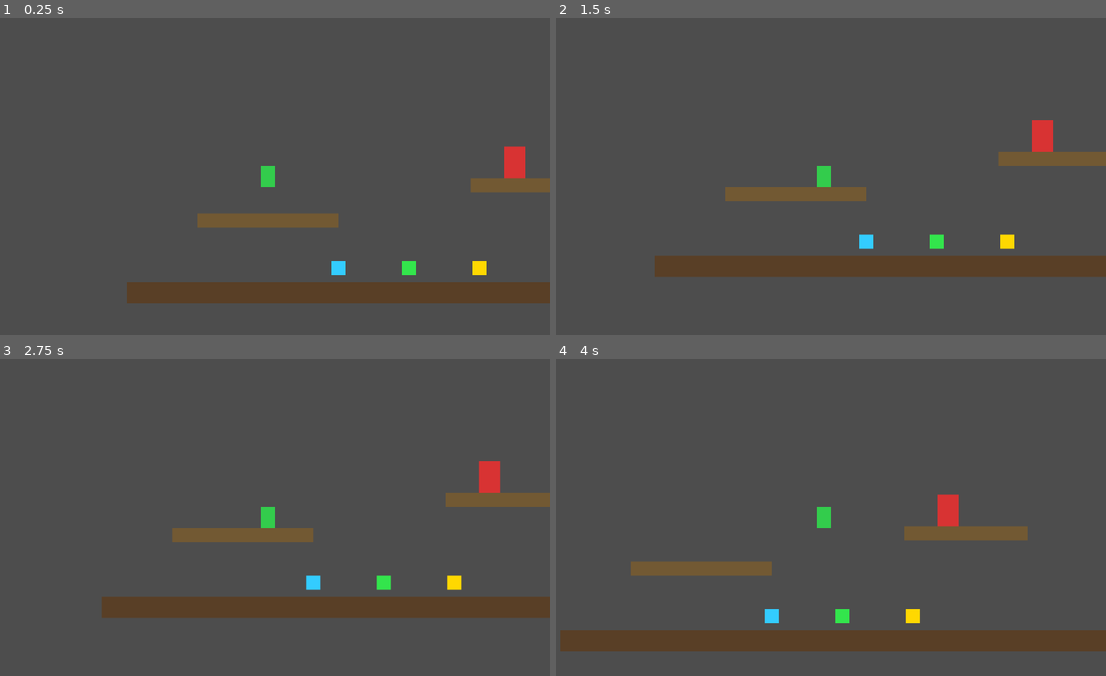
Above: before the commit, frames 1-4 (two rows, left to right).
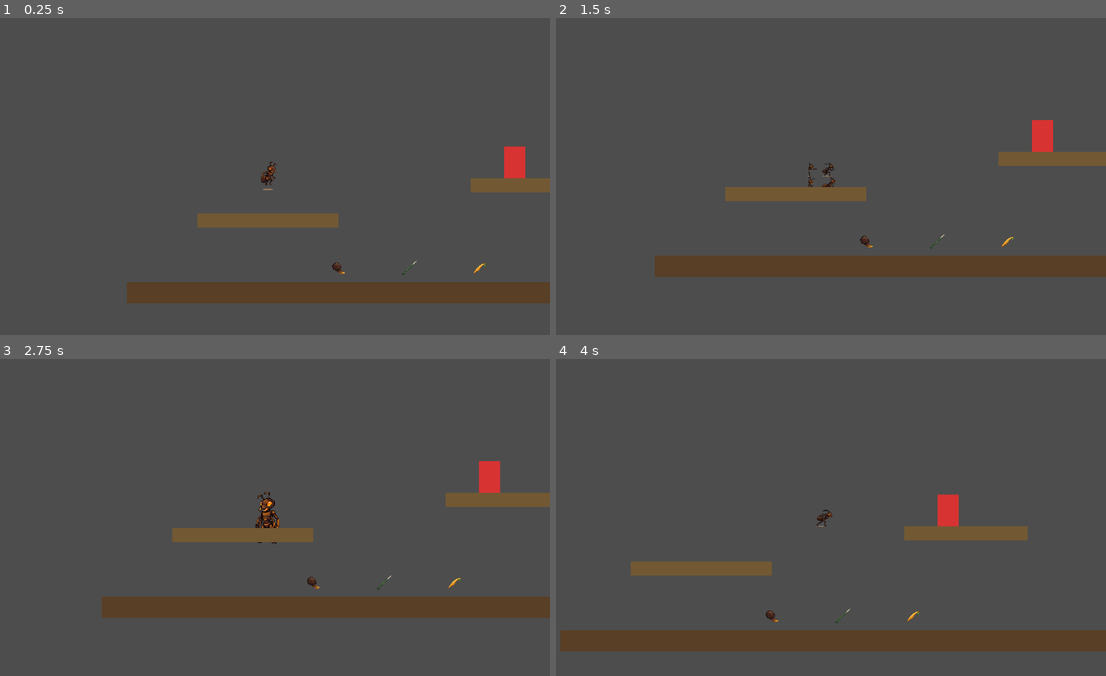
Above: after the commit, the same moments.

Repository: rafaelandrade-dev/formiga-rogue
Game: Godot game, scene res://scenes/world/TestLevel.tscn
Same seed, same stepped clock (60 frames per second), same inputs: the game is played once before the commit and once after it.
Inputs:
- Up to frame 1 (0.25 s): no input
- Up to frame 2 (1.5 s): hold D (move_right) from 0.53 s (still down); tap X (attack_heavy) at 0.6 s; tap Space (jump) at 0.77, 1.07 s; tap Z (attack_light) at 0.8, 1.35 s
- Up to frame 3 (2.75 s): tap Space (jump) at 1.52, 1.82 s; tap Shift (dash) at 1.55, 2.1 s; release D (move_right) at 2.03 s; hold A (move_left) from 2.03 s (still down); tap C (parry) at 2.3 s
- Up to frame 4 (4 s): release A (move_left) at 2.78 s; hold D (move_right) from 2.78 s (still down); tap C (parry) at 2.85 s; tap Space (jump) at 3.02, 3.05, 3.32, 3.6, 3.77 s; tap X (attack_heavy) at 3.8 s

The runs differ from the first frame. In frame 1, 0.5% of the frame differs, in the area x 47-89%, y 45-82%; in frame 2, 0.6%; in frame 3, 0.7%, in the area x 46-84%, y 42-73%; in frame 4, 0.5%.

Commit message:
feat(sprites): aplicar sprites reais ao player e itens
- Substitui Sprite2D por AnimatedSprite2D no Player com 9 animações
  (idle, run, jump, dash, attack_light, attack_heavy, parry, hurt, dead)
  construídas em código via SpriteFrames + AtlasTexture
- Adiciona sprite_path ao WeaponData; cada .tres aponta para seu
  respectivo Itens_provisorios.png
- WeaponPickup carrega a textura do sprite_path quando disponível,
  caindo de volta para o retângulo colorido caso contrário
- Importa todos os 11 PNGs de assets/sprites/ (.import gerados)

Co-Authored-By: Claude Sonnet 4.6 <noreply@anthropic.com>

Diff:
--- a/resources/weapons/WeaponData.gd
+++ b/resources/weapons/WeaponData.gd
@@ -9,3 +9,4 @@
 @export var reach: float = 16.0          # alcance da hitbox em pixels
 @export var special_effect: String = "none"  # "none", "poison", "slow", "knockback_up"
 @export var pickup_color: Color = Color.WHITE
+@export var sprite_path: String = ""
--- a/resources/weapons/espinho_cacto.tres
+++ b/resources/weapons/espinho_cacto.tres
@@ -12,3 +12,4 @@
 reach = 32.0
 special_effect = "knockback_up"
 pickup_color = Color(0.2, 0.9, 0.3, 1.0)
+sprite_path = "res://assets/sprites/Itens_provisorios_1.png"
--- a/resources/weapons/ferrao_abelha.tres
+++ b/resources/weapons/ferrao_abelha.tres
@@ -12,3 +12,4 @@
 reach = 12.0
 special_effect = "poison"
 pickup_color = Color(1.0, 0.85, 0.0, 1.0)
+sprite_path = "res://assets/sprites/Itens_provisorios_2.png"
--- a/resources/weapons/mandibulas.tres
+++ b/resources/weapons/mandibulas.tres
@@ -12,3 +12,4 @@
 reach = 16.0
 special_effect = "none"
 pickup_color = Color(0.2, 0.8, 1.0, 1.0)
+sprite_path = "res://assets/sprites/Itens_provisorios.png"
--- a/scenes/player/Player.tscn
+++ b/scenes/player/Player.tscn
@@ -15,7 +15,7 @@
 [node name="CollisionShape2D" type="CollisionShape2D" parent="."]
 shape = SubResource("1")
 
-[node name="Sprite2D" type="Sprite2D" parent="."]
+[node name="AnimatedSprite2D" type="AnimatedSprite2D" parent="."]
 
 [node name="Hitbox" parent="." instance=ExtResource("2")]
 
--- a/scripts/player/Player.gd
+++ b/scripts/player/Player.gd
@@ -29,6 +29,8 @@
 const HURT_DURATION    := 0.35
 const IFRAMES_DURATION := 0.60
 
+const SPRITE_SCALE     := 0.07
+
 # ── State machine ─────────────────────────────────────────────────────────────
 enum State { IDLE, RUN, JUMP, ATTACK_LIGHT, ATTACK_HEAVY, PARRY, DASH, HURT, DEAD }
 
@@ -51,16 +53,14 @@
 var jump_buffer_timer   := 0.0
 var was_on_floor        := false
 
-@onready var sprite        : Sprite2D         = $Sprite2D
-@onready var hitbox        : Area2D           = $Hitbox
-@onready var hb_shape      : CollisionShape2D = $Hitbox/CollisionShape2D
+@onready var anim_sprite : AnimatedSprite2D  = $AnimatedSprite2D
+@onready var hitbox      : Area2D            = $Hitbox
+@onready var hb_shape    : CollisionShape2D  = $Hitbox/CollisionShape2D
 @onready var weapon_system = $WeaponSystem
 
 
 func _ready() -> void:
-	var img := Image.create(8, 12, false, Image.FORMAT_RGB8)
-	img.fill(Color(0.2, 0.8, 0.3))
-	sprite.texture = ImageTexture.create_from_image(img)
+	_build_sprite_frames()
 	_set_hitbox(false)
 	hitbox.body_entered.connect(_on_hitbox_body_entered)
 
@@ -70,6 +70,54 @@
 	_tick_iframes(delta)
 	_tick_dash_cooldown(delta)
 	_run_state(delta)
+	_update_animation()
+
+
+# ── Sprite setup ──────────────────────────────────────────────────────────────
+func _build_sprite_frames() -> void:
+	var frames := SpriteFrames.new()
+	frames.remove_animation("default")
+	_add_strip_frames(frames, "idle",         "res://assets/sprites/mainCharacter.png", 1, 500, 500, 0,   0, true,  4.0)
+	_add_strip_frames(frames, "run",          "res://assets/sprites/running.png",       6, 206, 202, 0,   0, true,  10.0)
+	_add_strip_frames(frames, "jump",         "res://assets/sprites/jumping.png",       4, 250, 249, 0,   0, false, 8.0)
+	_add_strip_frames(frames, "dash",         "res://assets/sprites/dash.png",          4, 250, 249, 0,   0, false, 12.0)
+	_add_strip_frames(frames, "attack_light", "res://assets/sprites/lightAttack.png",   4, 250, 249, 0,   0, false, 14.0)
+	_add_strip_frames(frames, "attack_heavy", "res://assets/sprites/heavyAttack.png",   5, 204, 154, 0,   0, false, 8.0)
+	_add_strip_frames(frames, "parry",        "res://assets/sprites/parry.png",         4, 250, 249, 0,   0, false, 10.0)
+	_add_strip_frames(frames, "hurt",         "res://assets/sprites/danoMorte.png",     4, 125, 249, 0,   0, false, 10.0)
+	_add_strip_frames(frames, "dead",         "res://assets/sprites/danoMorte.png",     4, 125, 249, 500, 0, false, 8.0)
+	anim_sprite.sprite_frames = frames
+	anim_sprite.scale = Vector2(SPRITE_SCALE, SPRITE_SCALE)
+	anim_sprite.play("idle")
+
+
+func _add_strip_frames(frames: SpriteFrames, anim: String, path: String, count: int, fw: int, fh: int, ox: int, oy: int, loop: bool, fps: float) -> void:
+	frames.add_animation(anim)
+	frames.set_animation_loop(anim, loop)
+	frames.set_animation_speed(anim, fps)
+	var tex: Texture2D = load(path)
+	for i in count:
+		var at := AtlasTexture.new()
+		at.atlas = tex
+		at.region = Rect2(ox + i * fw, oy, fw, fh)
+		frames.add_frame(anim, at)
+
+
+func _update_animation() -> void:
+	var anim: String
+	match state:
+		State.RUN:          anim = "run"
+		State.JUMP:         anim = "jump"
+		State.DASH:         anim = "dash"
+		State.ATTACK_LIGHT: anim = "attack_light"
+		State.ATTACK_HEAVY: anim = "attack_heavy"
+		State.PARRY:        anim = "parry"
+		State.HURT:         anim = "hurt"
+		State.DEAD:         anim = "dead"
+		_:                  anim = "idle"
+	if anim_sprite.animation != anim:
+		anim_sprite.play(anim)
+	anim_sprite.flip_h = not facing_right
 
 
 # ── API pública ───────────────────────────────────────────────────────────────
@@ -174,8 +222,8 @@
 	if state in [State.ATTACK_LIGHT, State.ATTACK_HEAVY]:
 		_set_hitbox(false)
 	if state == State.DASH:
-		is_invincible     = false
-		sprite.modulate.a = 1.0
+		is_invincible          = false
+		anim_sprite.modulate.a = 1.0
 
 	state      = new_state
 	state_time = 0.0
@@ -202,9 +250,8 @@
 func _move(delta: float) -> void:
 	var dir := Input.get_axis("move_left", "move_right")
 	if dir != 0.0:
-		velocity.x    = move_toward(velocity.x, dir * SPEED, ACCELERATION * delta)
-		facing_right  = dir > 0.0
-		sprite.flip_h = not facing_right
+		velocity.x   = move_toward(velocity.x, dir * SPEED, ACCELERATION * delta)
+		facing_right = dir > 0.0
 	else:
 		velocity.x = move_toward(velocity.x, 0.0, FRICTION * delta)
 
@@ -253,10 +300,10 @@
 		return
 	iframes_timer -= delta
 	if state == State.HURT:
-		sprite.modulate.a = 0.0 if fmod(iframes_timer, 0.15) < 0.075 else 1.0
+		anim_sprite.modulate.a = 0.0 if fmod(iframes_timer, 0.15) < 0.075 else 1.0
 	if iframes_timer <= 0.0 and state != State.DASH:
-		is_invincible     = false
-		sprite.modulate.a = 1.0
+		is_invincible          = false
+		anim_sprite.modulate.a = 1.0
 
 
 func _update_ground_state() -> void:
@@ -308,14 +355,14 @@
 	if body == self or not body.has_method("receive_hit"):
 		return
 
-	var weapon              = weapon_system.get_weapon()
-	var is_heavy: bool      = state == State.ATTACK_HEAVY
-	var dmg: float          = (weapon.damage_heavy if is_heavy else weapon.damage_light) \
-	                          if weapon else (10.0 if is_heavy else 5.0)
-	var kbf: float          = weapon.knockback_force if weapon else 1.0
-	var dir: float          = 1.0 if facing_right else -1.0
-	var kb: Vector2         = Vector2(dir * (200.0 if is_heavy else 80.0) * kbf,
-	                                  -100.0 if is_heavy else -40.0)
+	var weapon         = weapon_system.get_weapon()
+	var is_heavy: bool = state == State.ATTACK_HEAVY
+	var dmg: float     = (weapon.damage_heavy if is_heavy else weapon.damage_light) \
+	                     if weapon else (10.0 if is_heavy else 5.0)
+	var kbf: float     = weapon.knockback_force if weapon else 1.0
+	var dir: float     = 1.0 if facing_right else -1.0
+	var kb: Vector2    = Vector2(dir * (200.0 if is_heavy else 80.0) * kbf,
+	                             -100.0 if is_heavy else -40.0)
 
 	if weapon and weapon.special_effect == "knockback_up" and is_heavy:
 		kb.y = -220.0
--- a/scripts/systems/WeaponPickup.gd
+++ b/scripts/systems/WeaponPickup.gd
@@ -8,9 +8,13 @@
 func _ready() -> void:
 	if weapon_data == null:
 		return
-	var img := Image.create(8, 8, false, Image.FORMAT_RGB8)
-	img.fill(weapon_data.pickup_color)
-	sprite.texture = ImageTexture.create_from_image(img)
+	if weapon_data.sprite_path != "":
+		sprite.texture = load(weapon_data.sprite_path)
+		sprite.scale   = Vector2(0.03, 0.03)
+	else:
+		var img := Image.create(8, 8, false, Image.FORMAT_RGB8)
+		img.fill(weapon_data.pickup_color)
+		sprite.texture = ImageTexture.create_from_image(img)
 	body_entered.connect(_on_body_entered)
 
 
Not shown, added: assets/sprites/Itens_provisorios.png.import
Not shown, added: assets/sprites/Itens_provisorios_1.png.import
Not shown, added: assets/sprites/Itens_provisorios_2.png.import
Not shown, added: assets/sprites/danoMorte.png.import
Not shown, added: assets/sprites/dash.png.import
Not shown, added: assets/sprites/heavyAttack.png.import
Not shown, added: assets/sprites/jumping.png.import
Not shown, added: assets/sprites/lightAttack.png.import
Not shown, added: assets/sprites/mainCharacter.png.import
Not shown, added: assets/sprites/parry.png.import
Not shown, added: assets/sprites/running.png.import
